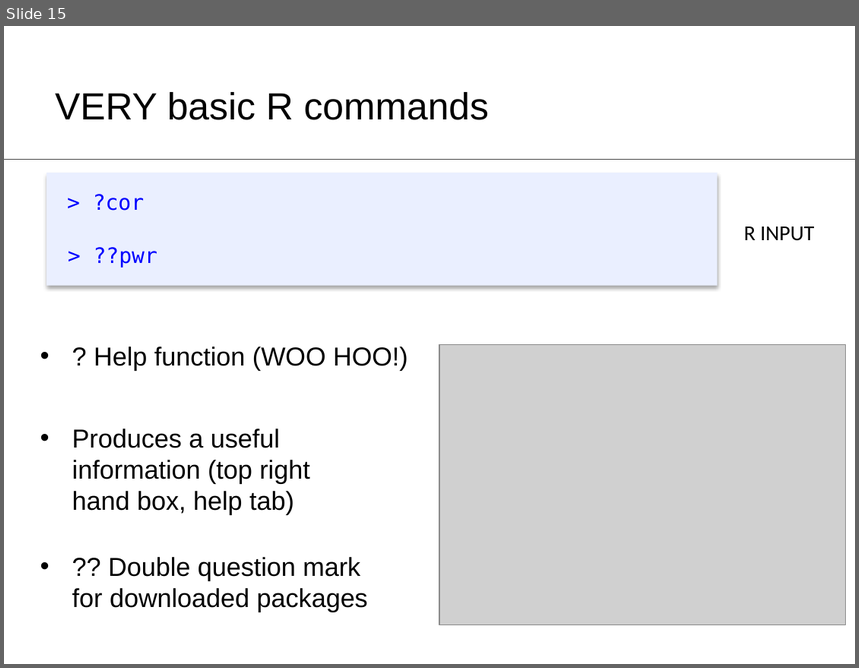
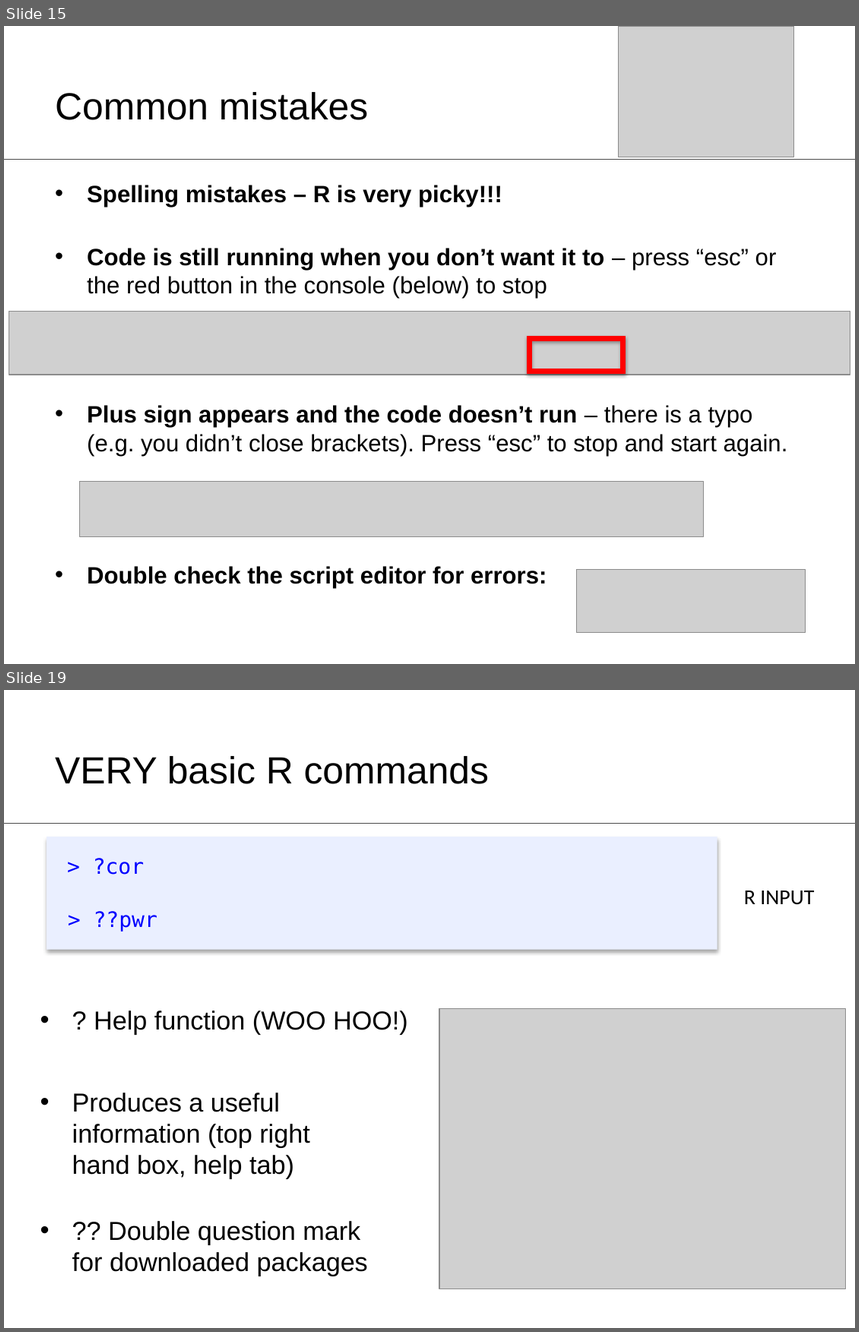
Before and after one commit to ClareSutherland/BasicR, a slide deck: R_workshop1_slides.pptx. Shown one above the other, each under a label of ours: slide 15 before the commit, slides 15 and 19 after it; the slides between them are not shown. The pictures are 859x668 and 859x1332 pixels, drawn with LibreOffice and Linux fonts; fonts in the diff are those of the drawing; grey boxes stand for pictures. Boxes give left, top, right and bottom in pixels: in the first picture for what was removed or moved away, otherwise in the second. Text is boxed around its words. In the diff, an @@ line names an element or a change of style, - is before the commit and + after.

```diff
--- a/R_workshop1_slides.pptx
+++ b/R_workshop1_slides.pptx
@@ slide 15 added at (4, 26, 855, 664), background #FFFFFF; not listed: 1 template element that a slide beside it also shows @@
@@ picture added at (619, 26, 794, 157) @@
@@ title added at (55, 92, 368, 120), 32 pt, text #000000 @@
+Common mistakes
@@ text added at (87, 185, 788, 588), 20 pt, text #000000, bold @@
+• Spelling mistakes – R is very picky!!!
+• Code is still running when you don’t want it to – press “esc” or the red button in the console (below) to stop
+• Plus sign appears and the code doesn’t run – there is a typo (e.g. you didn’t close brackets). Press “esc” to stop and start again.
+• Double check the script editor for errors:
@@ picture added at (9, 311, 850, 375) @@
@@ frame added at (528, 337, 626, 374), fill #FF0000, outline #FF0000 0.75 pt @@
@@ picture added at (80, 481, 704, 537) @@
@@ picture added at (577, 570, 806, 633) @@
@@ what was slide 15 is now slide 19 @@
```
Also in this commit, not shown: 11 slides changed, 3 other slides added.
